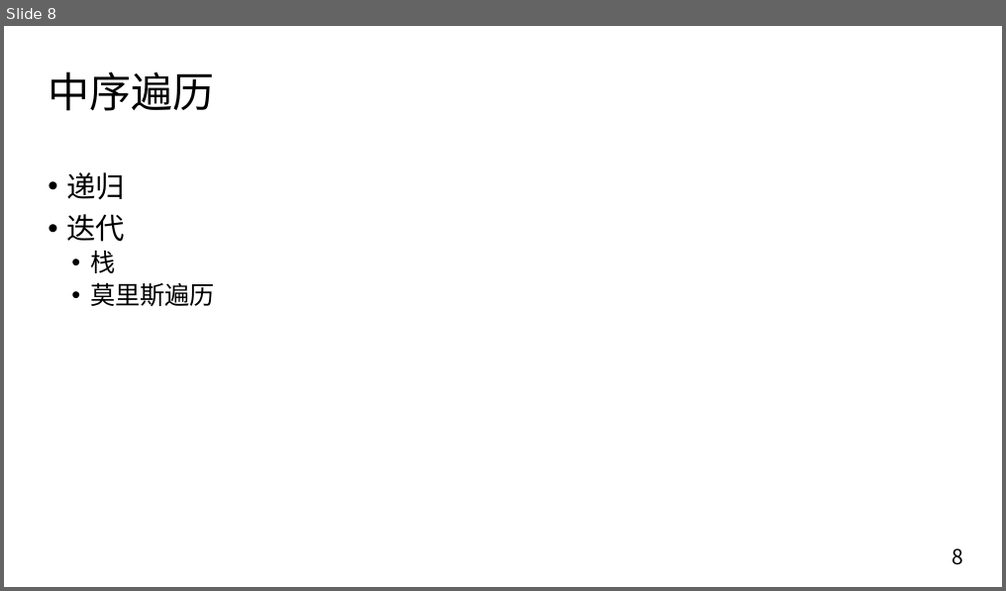
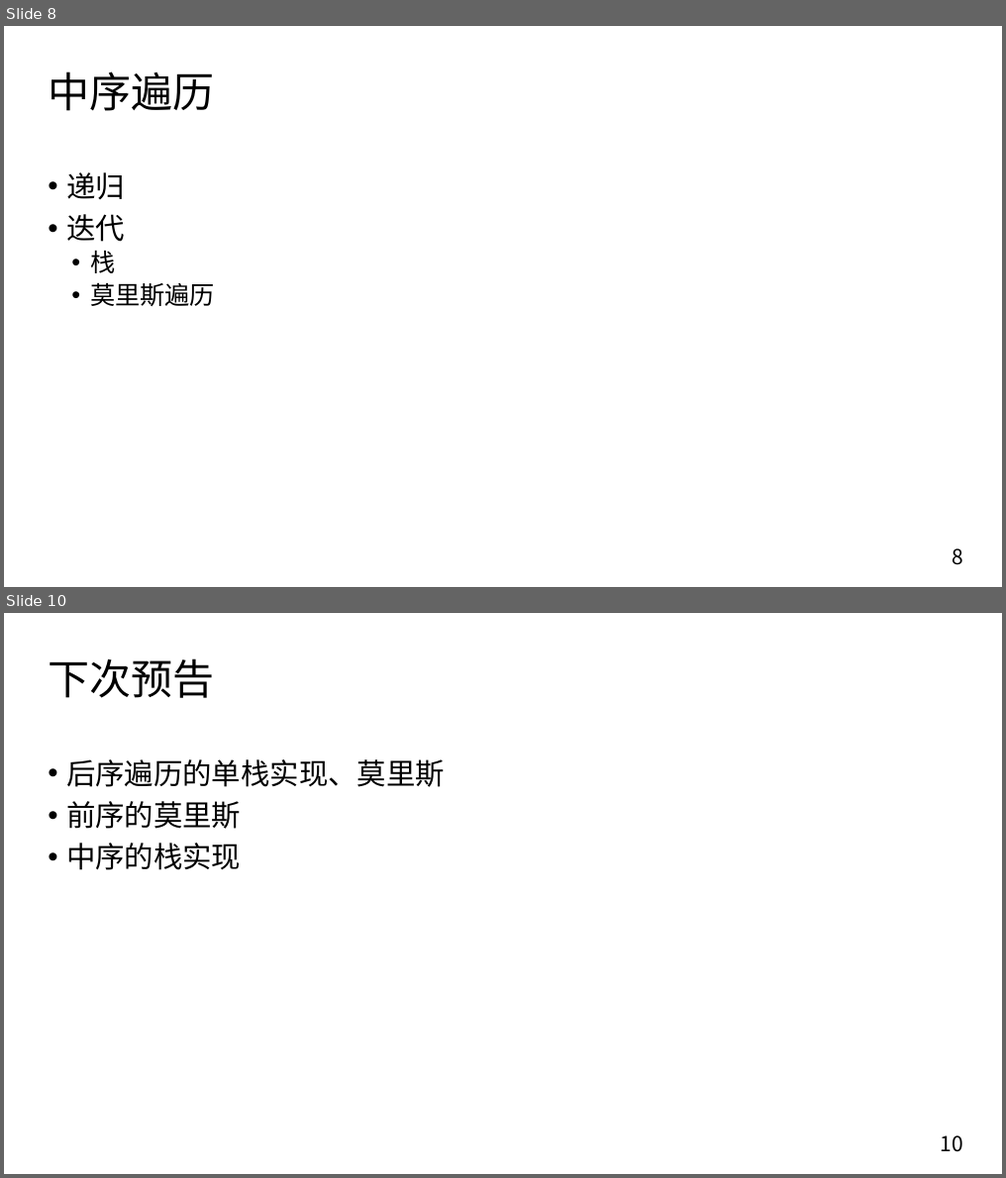
Before and after one commit to Hansimov/cs-notes, a slide deck: cs-seminar/算法与数据结构/树/树.pptx. Shown one above the other, each under a label of ours: slide 8 before the commit, slides 8 and 10 after it; the slides between them are not shown. The pictures are 1006x591 and 1006x1178 pixels, drawn with LibreOffice and Linux fonts; fonts in the diff are those of the drawing. Boxes give left, top, right and bottom in pixels: in the first picture for what was removed or moved away, otherwise in the second. Text is boxed around its words. In the diff, an @@ line names an element or a change of style, - is before the commit and + after.

```diff
--- a/cs-seminar/算法与数据结构/树/树.pptx
+++ b/cs-seminar/算法与数据结构/树/树.pptx
@@ slide 10 added at (x1=4, y1=613, x2=1002, y2=1174), background #FFFFFF @@
@@ title added at (x1=48, y1=659, x2=214, y2=698), 40 pt, text #000000 @@
+下次预告
@@ text added at (x1=66, y1=760, x2=445, y2=870), 28 pt, text #000000 @@
+• 后序遍历的单栈实现、莫里斯
+• 前序的莫里斯
+• 中序的栈实现
@@ page number added at (x1=941, y1=1136, x2=963, y2=1153), 20 pt, text #000000 @@
+10
```
Also in this commit, not shown: 3 slides changed, 3 other slides added, 1 slide removed, 7 other files.
